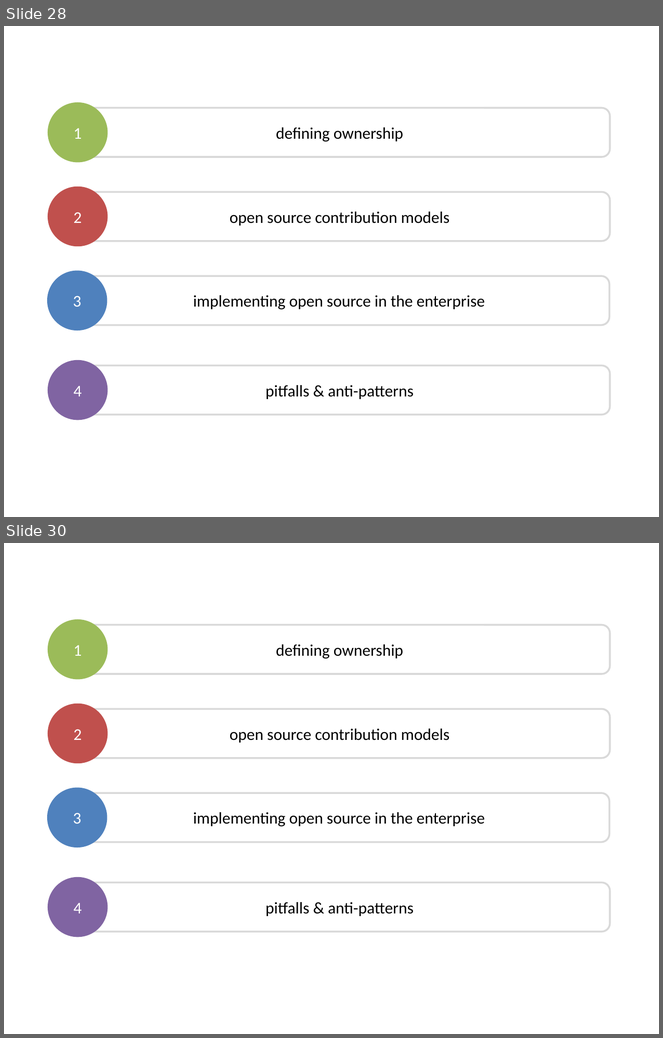
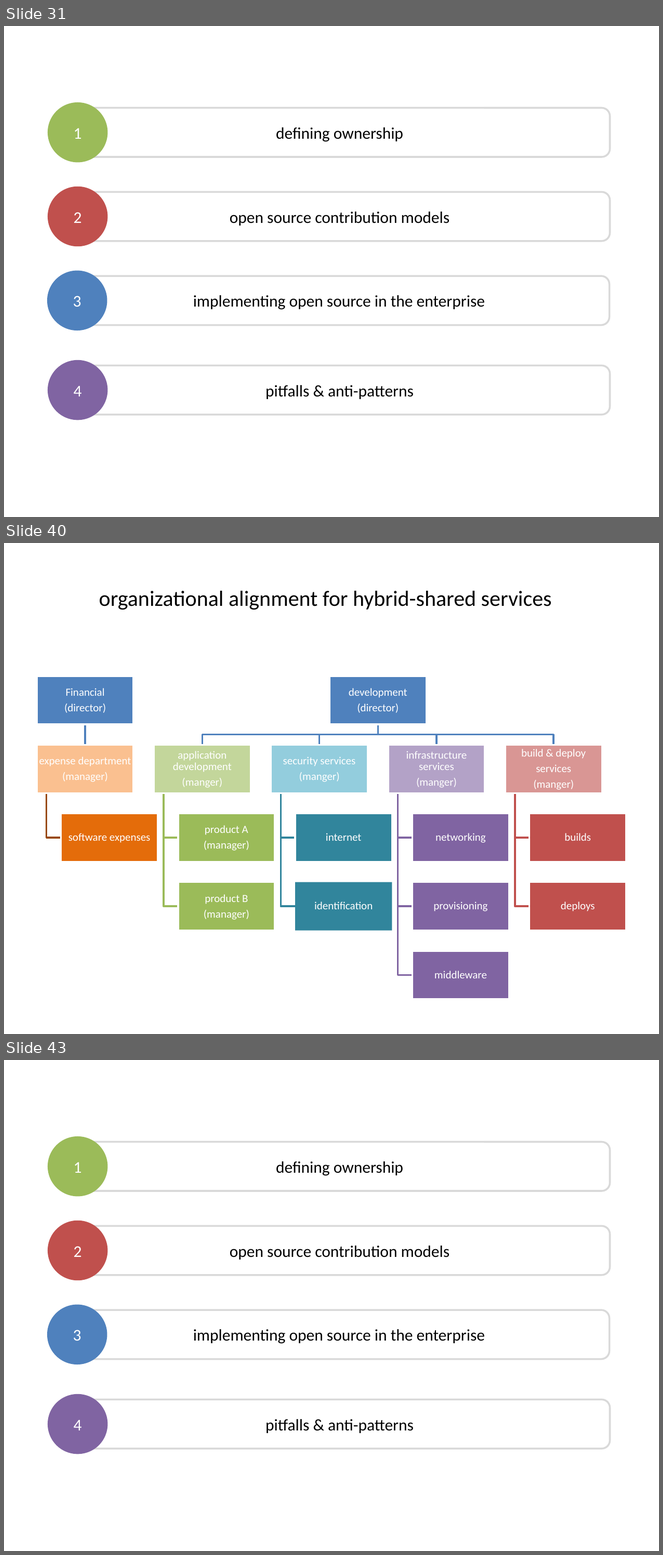
Before and after one commit to dsietz/open-source-model, a slide deck: Adopting the Open Source Model.pptx. Shown one above the other, each under a label of ours: slides 28 and 30 before the commit, slides 31, 40 and 43 after it; the slides between them are not shown. The pictures are 663x1038 and 663x1555 pixels, drawn with LibreOffice and Linux fonts; fonts in the diff are those of the drawing. Boxes give left, top, right and bottom in pixels: in the first picture for what was removed or moved away, otherwise in the second. Text is boxed around its words. In the diff, an @@ line names an element or a change of style, - is before the commit and + after.

```diff
--- a/Adopting the Open Source Model.pptx
+++ b/Adopting the Open Source Model.pptx
@@ slide 40 added at [4, 543, 659, 1034], background #FFFFFF @@
@@ text added at [99, 590, 552, 610], 24 pt, text #000000 @@
+organizational alignment for hybrid-shared services
@@ group added at [37, 676, 626, 1000]: 17 rectangles, 17 texts, 15 freeform shapes @@
+Financial
+(director)
+expense department
+(manager)
+software expenses
+development
+(director)
+application development
+(manger)
+product A
+(manager)
+product B
+(manager)
+security services
+(manger)
+internet
+identification
+infrastructure services
+(manger)
+networking
+provisioning
+middleware
+build & deploy
+services
+(manger)
+builds
+deploys
@@ what was slide 28 is now slide 31 @@
@@ what was slide 30 is now slide 43 @@
```
Also in this commit, not shown: 5 slides changed, 13 other slides added, 1 slide removed.
